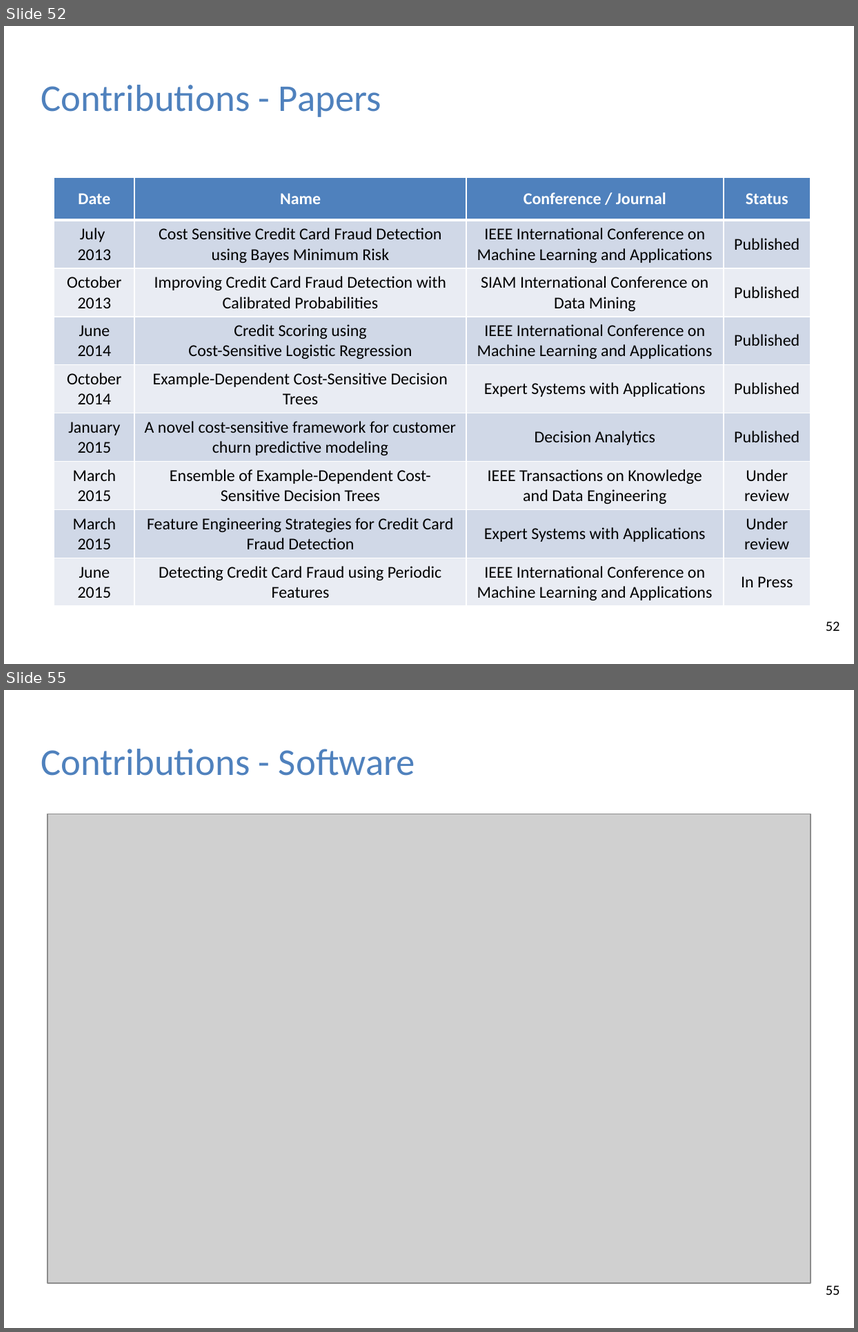
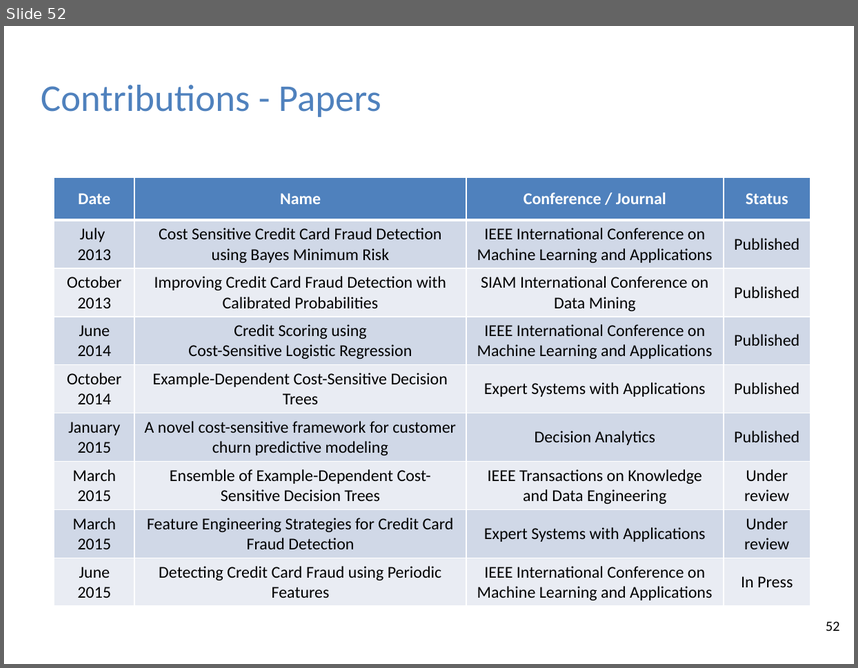
Before and after one commit to albahnsen/phd-thesis, a slide deck: slides/Thesis_ExampleDependentCostSensitiveClassification_slides.pptx. Shown one above the other, each under a label of ours: slides 52 and 55 before the commit, slide 52 after it; the slides between them are not shown. The pictures are 858x1332 and 858x668 pixels, drawn with LibreOffice and Linux fonts; fonts in the diff are those of the drawing; grey boxes stand for pictures; background and template pictures are left out. Boxes give left, top, right and bottom in pixels: in the first picture for what was removed or moved away, otherwise in the second. Text is boxed around its words. In the diff, an @@ line names an element or a change of style, - is before the commit and + after.

```diff
--- a/slides/Thesis_ExampleDependentCostSensitiveClassification_slides.pptx
+++ b/slides/Thesis_ExampleDependentCostSensitiveClassification_slides.pptx
@@ slide 55 removed at [4,690,854,1328], background #FFFFFF @@
@@ text removed at [41,749,415,776] @@
-Contributions - Software
@@ picture removed at [47,814,811,1283] @@
@@ page number removed at [826,1285,840,1294] @@
-55
```
Also in this commit, not shown: 4 slides changed, 3 other slides removed.
